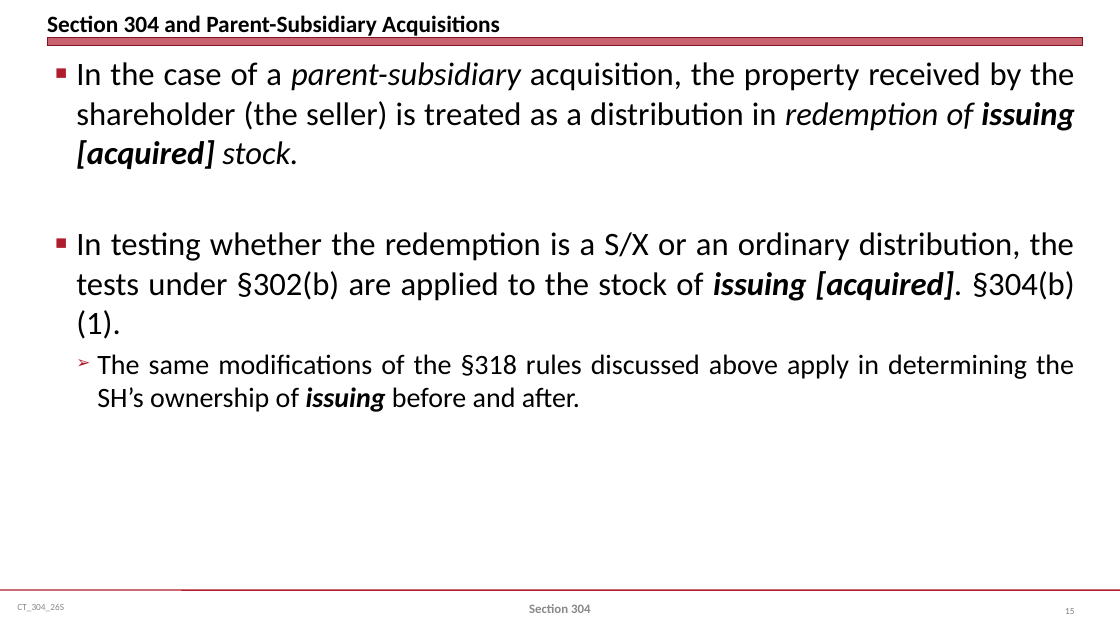
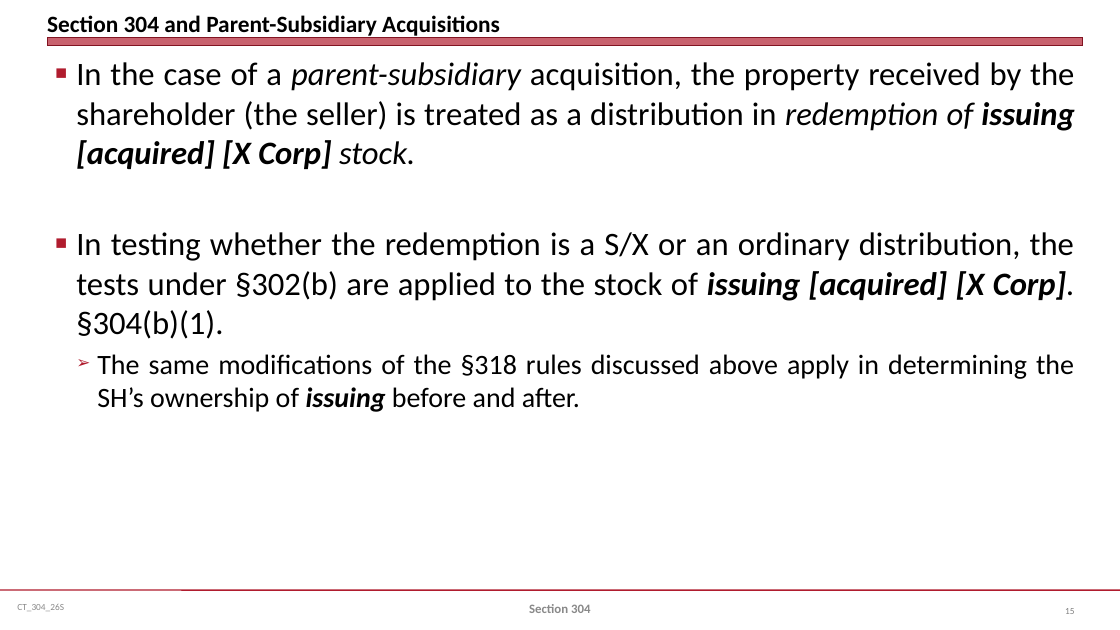
Before and after one commit to jmc877/Corporate-Tax, a slide deck: slide 15 of slides/CT_304_26S.pptx. Drawn at 1120x630 pixels with LibreOffice and Linux fonts; fonts in the diff are those of the drawing. Boxes give left, top, right and bottom in pixels: in the first picture for what was removed or moved away, otherwise in the second. Text is boxed around its words. In the diff, an @@ line names an element or a change of style, - is before the commit and + after.

```diff
--- a/slides/CT_304_26S.pptx
+++ b/slides/CT_304_26S.pptx
@@ text at (76,62,1075,339): text changed @@
-■ In the case of a parent-subsidiary acquisition, the property received by the shareholder (the seller) is treated as a distribution in redemption of issuing [acquired] stock.
-■ In testing whether the redemption is a S/X or an ordinary distribution, the tests under §302(b) are applied to the stock of issuing [acquired]. §304(b)(1).
+■ In the case of a parent-subsidiary acquisition, the property received by the shareholder (the seller) is treated as a distribution in redemption of issuing [acquired] [X Corp] stock.
+■ In testing whether the redemption is a S/X or an ordinary distribution, the tests under §302(b) are applied to the stock of issuing [acquired] [X Corp]. §304(b)(1).
```
Also in this commit, not shown: 2 other slides changed.
